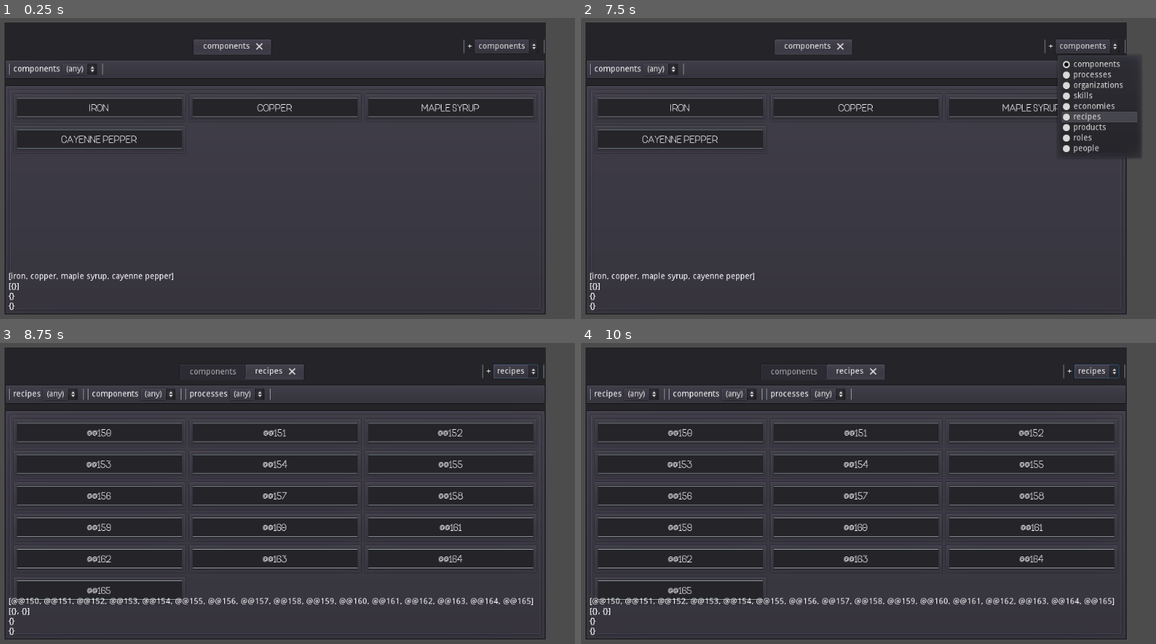
Above: before the commit, frames 1-4 (two rows, left to right).
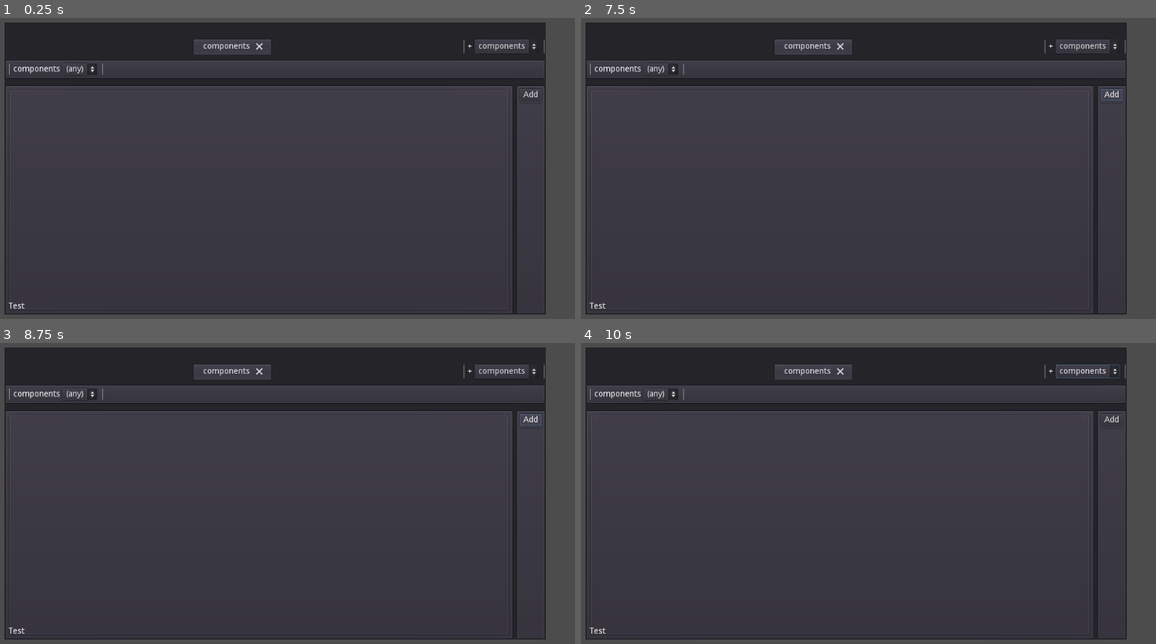
Above: after the commit, the same moments.

Repository: cullumi/pcg-experiment
Game: Godot game, scene res://Main.tscn
Two runs of this game, one before a commit and one after it. Both use one fixed random seed, a clock stepped at 60 frames per second and the inputs below.
Inputs (mouse positions are in pixels of both pictures, inside the frame that each line leads up to):
- Up to frame 1 (0.25 s): no input
- Up to frame 2 (7.5 s): click (1110, 96) at 0.5 s, where only the run after the commit has a clickable "Add"; click "components" at 1.25 s; click "(any)" at 2 s; click "components" at 2.75 s; click "(any)" at 3.5 s; click (1110, 96) at 4.25 s, where only the run after the commit has a clickable "Add"; click "components" at 5 s; click "(any)" at 5.75 s; click (1110, 96) at 6.5 s, where only the run after the commit has a clickable "Add"; tap Enter at 7.25 s; tap R (reinitialize) at 7.35 s
- Up to frame 3 (8.75 s): tap Space at 8 s; tap R (reinitialize) at 8.1 s
- Up to frame 4 (10 s): click (1098, 370) at 8.75 s, where only the run before the commit has a clickable "recipes"; click (1098, 370) at 9.5 s, where only the run before the commit has a clickable "recipes"

The runs differ from the first frame. In frame 1, 7.7% of the frame differs, in the area x 1-95%, y 22-99%; in frame 2, 9.7%; in frame 3, 26%, in the area x 1-95%, y 6-99%; in frame 4, 26%.
Error after the commit: Attempt to call function 'replace_nodes' in base 'null instance' on a null instance. (res://Database/Menu/DatabaseMenu.gd:29)

Commit message:
Started Laying out Interaction Panel
+ Use Tree node for displaying contents?

Diff:
--- a/Experiment/Database/Menu/DatabaseMenu.tscn
+++ b/Experiment/Database/Menu/DatabaseMenu.tscn
@@ -49,10 +49,39 @@
 margin_right = 924.0
 margin_bottom = 78.0
 
-[node name="DisplayPanel" parent="VBoxContainer" instance=ExtResource( 1 )]
+[node name="HBoxContainer" type="HBoxContainer" parent="VBoxContainer"]
 margin_top = 88.0
 margin_right = 924.0
 margin_bottom = 500.0
+size_flags_horizontal = 3
+size_flags_vertical = 3
 
+[node name="DisplayPanel" parent="VBoxContainer/HBoxContainer" instance=ExtResource( 1 )]
+margin_top = 0.0
+margin_right = 869.0
+margin_bottom = 412.0
+
+[node name="InteractionPanel" type="PanelContainer" parent="VBoxContainer/HBoxContainer"]
+margin_left = 873.0
+margin_right = 924.0
+margin_bottom = 412.0
+
+[node name="VBoxContainer" type="VBoxContainer" parent="VBoxContainer/HBoxContainer/InteractionPanel"]
+margin_left = 7.0
+margin_top = 7.0
+margin_right = 44.0
+margin_bottom = 405.0
+size_flags_horizontal = 3
+size_flags_vertical = 3
+
+[node name="Button" type="Button" parent="VBoxContainer/HBoxContainer/InteractionPanel/VBoxContainer"]
+margin_right = 37.0
+margin_bottom = 20.0
+text = "Add"
+
+[node name="Tree" type="Tree" parent="VBoxContainer/HBoxContainer/InteractionPanel/VBoxContainer"]
+margin_top = 24.0
+margin_right = 37.0
+margin_bottom = 25.0
 [connection signal="tab_changed" from="VBoxContainer/NavTabs" to="." method="_on_NavTabs_tab_changed"]
 [connection signal="filter_changed" from="VBoxContainer/OptionPanel" to="." method="_on_OptionPanel_filter_changed"]
--- a/Experiment/Utilities/UI/Options/NavTabs.gd
+++ b/Experiment/Utilities/UI/Options/NavTabs.gd
@@ -10,11 +10,15 @@
 var displayed_keys:Array
 var saved_filters:Array
 var stored_keys:Array
+var stored_filters:Array
 
 func initialize(keys:Array, filters:Array=[]):
 	stored_keys = keys
+	stored_filters = filters
+	for i in range(0, keys.size()-filters.size()):
+		filters.append({})
 	dropdown.initialize("+", stored_keys)
-	add_tab(stored_keys[0])
+	add_tab(stored_keys[0], stored_filters[0])
 
 func save_filter(filter, idx:int=tabs.current_tab):
 	saved_filters[idx] = filter.duplicate()
@@ -38,7 +42,7 @@
 	saved_filters.insert(idx_to, filter)
 
 func _on_Dropdown_item_selected(key):
-	add_tab(key)
+	add_tab(key, stored_filters[stored_keys.find(key)])
 
 func _on_Tabs_tab_close(tab_idx):
 	if (tabs.get_tab_count() > 1):
